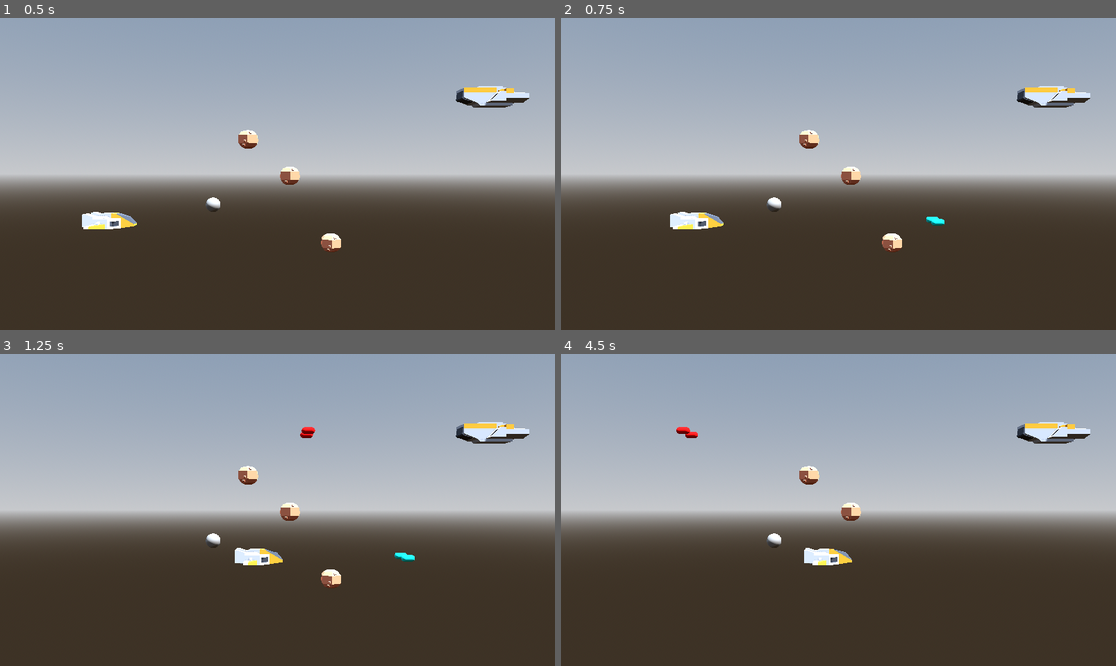
Above: before the commit, frames 1-4 (two rows, left to right).
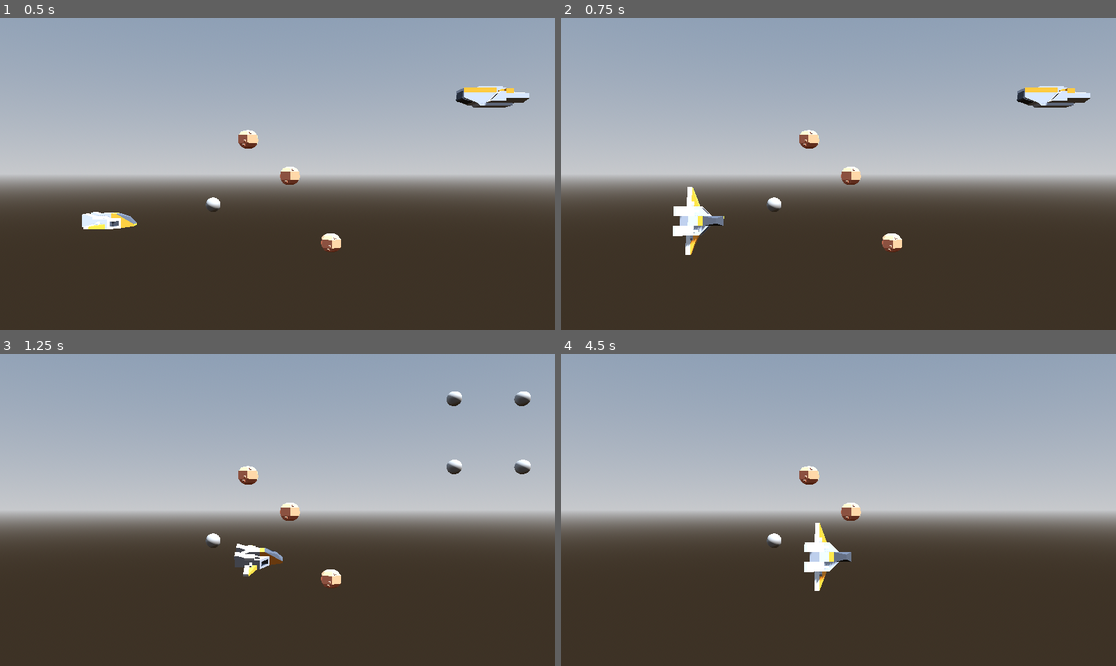
Above: after the commit, the same moments.

Repository: thomz2/smd-space-shooter
Game: Godot game, scene res://scenes/map/test_map.tscn
The game is run twice, just before and just after one commit, with the same random seed, the same clock (stepped at 60 frames per second) and the same inputs.
Inputs:
- Up to frame 1 (0.5 s): no input
- Up to frame 2 (0.75 s): tap Enter (ui_accept) at 0.5 s; hold Right (ui_right) from 0.53 s (still down); tap X (dodge, bound only after the commit) at 0.6 s
- Up to frame 3 (1.25 s): keep holding Right (ui_right); tap Enter (ui_accept) at 0.77, 1.07 s; tap Z (shoot, bound only after the commit) at 0.8 s
- Up to frame 4 (4.5 s): release Right (ui_right) at 1.28 s; hold Down (ui_down) 1.28-2.03 s; tap Z (shoot, bound only after the commit) at 1.35, 3.05, 3.6 s; tap Enter (ui_accept) at 1.52, 1.55, 1.82, 2.1, 3.02, 3.32, 3.77, 3.8, 4.07 s; hold Right (ui_right) 2.03-2.78 s; tap X (dodge, bound only after the commit) at 2.3, 2.85, 4.35 s; hold Up (ui_up) 2.78-3.53 s; hold Left (ui_left) from 3.53 s (still down)

Frame 1 is identical in both runs. In frame 2, 0.9% of the frame differs, in the area x 19-70%, y 54-76%; in frame 3, 1.8%, in the area x 42-96%, y 12-72%; in frame 4, 1.5%.

Commit message:
player dodge and reflect

Diff:
--- a/project.godot
+++ b/project.godot
@@ -19,10 +19,24 @@
 
 PLAYER="player character"
 
+[input]
+
+shoot={
+"deadzone": 0.5,
+"events": [Object(InputEventKey,"resource_local_to_scene":false,"resource_name":"","device":-1,"window_id":0,"alt_pressed":false,"shift_pressed":false,"ctrl_pressed":false,"meta_pressed":false,"pressed":false,"keycode":0,"physical_keycode":90,"key_label":0,"unicode":122,"location":0,"echo":false,"script":null)
+]
+}
+dodge={
+"deadzone": 0.5,
+"events": [Object(InputEventKey,"resource_local_to_scene":false,"resource_name":"","device":-1,"window_id":0,"alt_pressed":false,"shift_pressed":false,"ctrl_pressed":false,"meta_pressed":false,"pressed":false,"keycode":0,"physical_keycode":88,"key_label":0,"unicode":120,"location":0,"echo":false,"script":null)
+]
+}
+
 [layer_names]
 
 3d_physics/layer_2="player"
 3d_physics/layer_3="enemy"
+3d_physics/layer_4="bullet"
 
 [rendering]
 
--- a/scenes/enemies/enemy_ship_bullet.tscn
+++ b/scenes/enemies/enemy_ship_bullet.tscn
@@ -2,6 +2,9 @@
 
 [ext_resource type="Script" path="res://scripts/combat/bullet_3d.gd" id="1_vtwr2"]
 [ext_resource type="Script" path="res://scripts/combat/hitbox_3d.gd" id="2_6lfbu"]
+
+[sub_resource type="BoxShape3D" id="BoxShape3D_oxvkb"]
+size = Vector3(1.4, 0.4, 0.7)
 
 [sub_resource type="StandardMaterial3D" id="StandardMaterial3D_w2mdf"]
 albedo_color = Color(1, 0, 0, 1)
@@ -9,14 +12,15 @@
 [sub_resource type="CapsuleMesh" id="CapsuleMesh_c47hh"]
 material = SubResource("StandardMaterial3D_w2mdf")
 
-[sub_resource type="BoxShape3D" id="BoxShape3D_oxvkb"]
-size = Vector3(1.4, 0.4, 0.7)
-
 [node name="EnemyShipBullet" type="CharacterBody3D"]
-collision_layer = 4
+collision_layer = 8
 collision_mask = 0
 script = ExtResource("1_vtwr2")
 initial_speed = 30.0
+
+[node name="CollisionShape3D" type="CollisionShape3D" parent="."]
+visible = false
+shape = SubResource("BoxShape3D_oxvkb")
 
 [node name="MeshInstance3D" type="MeshInstance3D" parent="."]
 transform = Transform3D(0.270507, 0, 0, 0, -1.18242e-08, 0.270507, 0, -0.270507, -1.18242e-08, 0.5, 0, 0)
--- a/scenes/enemies/generic_bullet.tscn
+++ b/scenes/enemies/generic_bullet.tscn
@@ -3,18 +3,22 @@
 [ext_resource type="Script" path="res://scripts/combat/bullet_3d.gd" id="1_35xqs"]
 [ext_resource type="Script" path="res://scripts/combat/hitbox_3d.gd" id="2_ycdo7"]
 
+[sub_resource type="SphereShape3D" id="SphereShape3D_167f6"]
+radius = 0.3
+
 [sub_resource type="SphereMesh" id="SphereMesh_n285d"]
 radius = 0.3
 height = 0.6
 
-[sub_resource type="SphereShape3D" id="SphereShape3D_167f6"]
-radius = 0.3
-
 [node name="GenericBullet" type="CharacterBody3D"]
-collision_layer = 0
+collision_layer = 8
 collision_mask = 0
 script = ExtResource("1_35xqs")
 initial_speed = 0.0
+
+[node name="CollisionShape3D" type="CollisionShape3D" parent="."]
+visible = false
+shape = SubResource("SphereShape3D_167f6")
 
 [node name="MeshInstance3D" type="MeshInstance3D" parent="."]
 mesh = SubResource("SphereMesh_n285d")
--- a/scenes/player/player.gd
+++ b/scenes/player/player.gd
@@ -8,13 +8,25 @@
 ## In spatial units per second squared.
 var accel : float = 50.0
 
+## If positive, the player is dodging, and represents time in seconds until the dodge ends.
+## If negative, the player is not dodging
+var dodge_timer : float = 0.0
+
+var is_invincible : bool = false :
+	set(value):
+		is_invincible = value
+		if value: #disable collisions for player
+			set_collision_layer_value(2, false)
+		else:
+			set_collision_layer_value(2, true)
+
 ## What bullet to spawn when shoot button is pressed.
 @export var packed_bullet : PackedScene
 #TODO: move this to separate PlayerShooter node
 
 
 @onready var model = $Model
-
+@onready var reflector = $PlayerBulletReflectorArea3D
 
 
 
@@ -23,6 +35,20 @@
 	get_tree().current_scene.add_child(bullet)
 	bullet.global_position = self.global_position
 	#bullet.global_rotation = self.global_rotation
+
+func dodge() -> void:
+	dodge_timer = 1.0
+	is_invincible = true #disables collisions
+	reflector.disabled = false
+	var rotation_tween = create_tween().set_ease(Tween.EASE_OUT).set_trans(Tween.TRANS_CUBIC)
+	rotation_tween.tween_property(self, "rotation_degrees:z", 720, dodge_timer * 0.9).from(0)
+
+	var collision_tween = create_tween()
+	collision_tween.tween_property(self, "is_invincible", true, 0)
+	collision_tween.tween_property(reflector, "disabled", false, 0)
+	collision_tween.tween_interval(dodge_timer)
+	collision_tween.tween_property(reflector, "disabled", true, 0)
+	collision_tween.tween_property(self, "is_invincible", false, 0)
 
 
 # called every physics frame
@@ -40,8 +66,16 @@
 	# rotation effect for the model
 	rotation_degrees.x = clamp(velocity.y * 2, -30, 30)
 
-	if Input.is_action_just_pressed("ui_accept"):
+	if Input.is_action_just_pressed("shoot"):
 		shoot_bullet()
+
+	if dodge_timer > 0:
+		dodge_timer -= delta
+		#if dodge_timer <= 0: #trying on tweeners for now
+			#is_invincible = false
+			#reflector.disabled = true
+	if dodge_timer <= 0 and Input.is_action_just_pressed("dodge"):
+		dodge()
 
 
 # replace normal behavior with custom animation
--- a/scenes/player/player.tscn
+++ b/scenes/player/player.tscn
@@ -1,11 +1,15 @@
-[gd_scene load_steps=5 format=3 uid="uid://cvya6ox4fom6q"]
+[gd_scene load_steps=7 format=3 uid="uid://cvya6ox4fom6q"]
 
 [ext_resource type="Script" path="res://scenes/player/player.gd" id="1_tl27y"]
 [ext_resource type="ArrayMesh" uid="uid://pou5tpidnnbv" path="res://assets/kenney_spaceships/craft_speederC.obj" id="2_bktko"]
 [ext_resource type="PackedScene" uid="uid://cq3pg2mk2yn72" path="res://scenes/player/player_bullet.tscn" id="2_odxub"]
+[ext_resource type="Script" path="res://scenes/player/player_reflector_area.gd" id="4_p5ua8"]
 
 [sub_resource type="BoxShape3D" id="BoxShape3D_gsnyb"]
 size = Vector3(2.15039, 0.561646, 1.62308)
+
+[sub_resource type="SphereShape3D" id="SphereShape3D_0rek0"]
+radius = 1.2
 
 [node name="Player" type="CharacterBody3D" groups=["PLAYER"]]
 collision_layer = 2
@@ -21,3 +25,14 @@
 [node name="CollisionShape3D" type="CollisionShape3D" parent="."]
 transform = Transform3D(1, 0, 0, 0, 1, 0, 0, 0, 1, 0, 0.0303345, 0.109482)
 shape = SubResource("BoxShape3D_gsnyb")
+
+[node name="PlayerBulletReflectorArea3D" type="Area3D" parent="."]
+collision_layer = 0
+collision_mask = 8
+monitoring = false
+monitorable = false
+script = ExtResource("4_p5ua8")
+disabled = true
+
+[node name="CollisionShape3D" type="CollisionShape3D" parent="PlayerBulletReflectorArea3D"]
+shape = SubResource("SphereShape3D_0rek0")
--- /dev/null
+++ b/scenes/player/player_reflector_area.gd
@@ -0,0 +1,25 @@
+class_name PlayerBulletReflectorArea3D
+extends Area3D
+
+
+@export var disabled : bool = false :
+	set(value):
+		disabled = value
+		set_deferred("monitoring", not value)
+
+
+func _ready() -> void:
+	disabled = disabled #run setter
+	body_entered.connect(_on_body_entered)
+
+func _on_body_entered(body:Node3D) -> void:
+	if body is Bullet3D:
+		if body.main_hitbox and body.main_hitbox.hits_player():
+			_reflect_bullet(body)
+
+func _reflect_bullet(bullet:Bullet3D) -> void:
+	bullet.set_global_forwards(-bullet.get_global_forwards())
+	#revert target type for every bullet
+	for child in bullet.get_children():
+		if child is Hitbox3D:
+			child.target_type = Hitbox3D.TargetType.ENEMY
--- a/scripts/combat/bullet_3d.gd
+++ b/scripts/combat/bullet_3d.gd
@@ -32,6 +32,7 @@
 
 
 func _ready() -> void:
+	set_collision_layer_value(4, true)
 	if Engine.is_editor_hint():
 		collision_layer = 0
 		collision_mask = 0
@@ -40,6 +41,13 @@
 		return
 
 	speed = initial_speed
+	# try finding at least some hitbox idk
+	if not main_hitbox:
+		for child in get_children():
+			if child is Hitbox3D:
+				main_hitbox = child
+				break
+	# connect signals
 	if main_hitbox:
 		main_hitbox.destroyed.connect(self.destroy)
 
@@ -56,3 +64,6 @@
 
 func get_global_forwards() -> Vector3:
 	return -global_basis.z
+
+func set_global_forwards(forwards:Vector3) -> void:
+	look_at(global_position + forwards, Vector3.UP)
--- a/scripts/combat/hitbox_3d.gd
+++ b/scripts/combat/hitbox_3d.gd
@@ -61,6 +61,14 @@
 func destroy() -> void:
 	queue_free()
 
+## Helper function
+func hits_player() -> bool:
+	return target_type == TargetType.PLAYER or target_type == TargetType.BOTH
+
+## Helper function
+func hits_enemy() -> bool:
+	return target_type == TargetType.ENEMY or target_type == TargetType.BOTH
+
 
 func _on_body_entered(body:Node3D):
 	if body is CombatCharacter3D:
